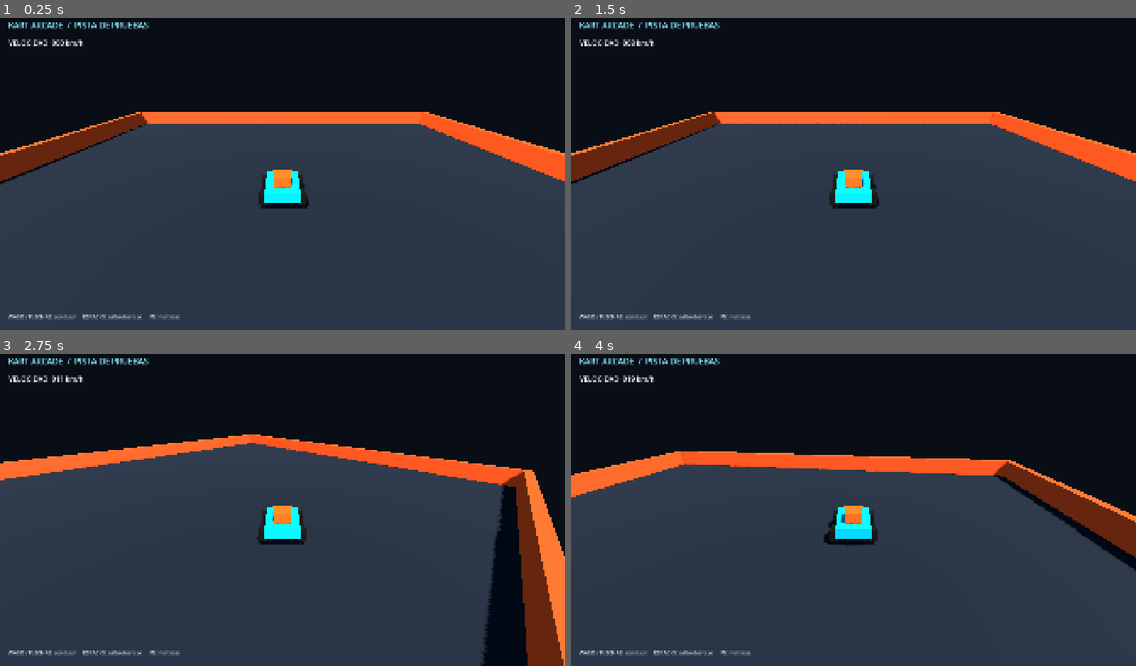
Above: before the commit, frames 1-4 (two rows, left to right).
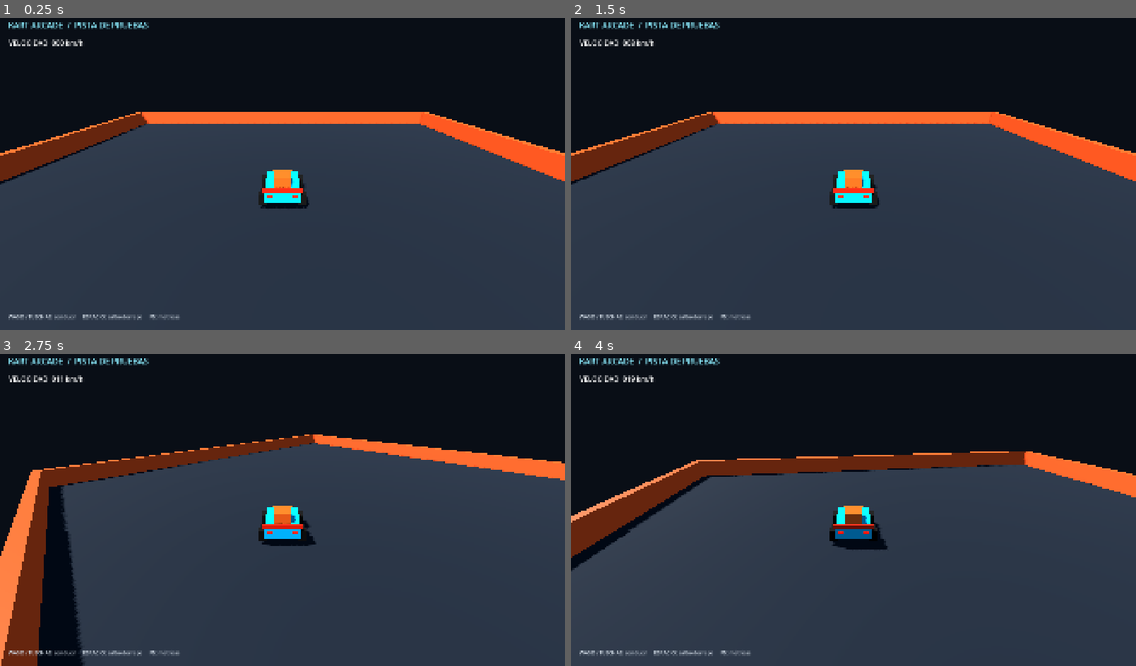
Above: after the commit, the same moments.

Repository: GammaYoshimura/kart
Game: Godot game, scene res://scenes/gameplay/playground.tscn
Same seed, same stepped clock (60 frames per second), same inputs: the game is played once before the commit and once after it.
Inputs:
- Up to frame 1 (0.25 s): no input
- Up to frame 2 (1.5 s): tap Enter at 0.5 s; hold D (steer_right) 0.53-1.28 s; hold Q (aim_backward) 0.53-1.28 s; tap Space (drift_hop) at 0.77 s; hold S (brake_reverse) from 1.28 s (still down); tap Page Down (toggle_perf_overlay) at 1.35 s
- Up to frame 3 (2.75 s): tap Space (drift_hop) at 1.52 s; release S (brake_reverse) at 2.03 s; hold D (steer_right) from 2.03 s (still down); hold E (use_item) from 2.03 s (still down)
- Up to frame 4 (4 s): release D (steer_right) at 2.78 s; release E (use_item) at 2.78 s; hold W (accelerate) 2.78-3.53 s; tap Q (aim_backward) at 2.85 s; tap Space (drift_hop) at 3.02, 3.77 s; hold A (steer_left) from 3.53 s (still down); tap Page Down (toggle_perf_overlay) at 3.6 s

The runs differ from the first frame. In frame 1, 0.1% of the frame differs, in the area x 46-54%, y 54-58%; in frame 2, 0.3%; in frame 3, 23%, in the area x 0-100%, y 25-100%; in frame 4, 14%.

Commit message:
fix: correct kart steering and orientation cues

Diff:
--- a/scenes/gameplay/playground.tscn
+++ b/scenes/gameplay/playground.tscn
@@ -24,6 +24,16 @@
 [sub_resource type="StandardMaterial3D" id="Mat_Wall"]
 albedo_color = Color(0.98, 0.32, 0.12, 1)
 roughness = 0.55
+
+[sub_resource type="StandardMaterial3D" id="Mat_Tail"]
+albedo_color = Color(1, 0.06, 0.035, 1)
+emission_enabled = true
+emission = Color(1, 0.035, 0.015, 1)
+emission_energy_multiplier = 2.0
+
+[sub_resource type="StandardMaterial3D" id="Mat_Wing"]
+albedo_color = Color(0.95, 0.15, 0.08, 1)
+roughness = 0.38
 
 [sub_resource type="Environment" id="Environment_Play"]
 background_mode = 1
@@ -56,6 +66,12 @@
 [sub_resource type="BoxMesh" id="Mesh_Wall"]
 size = Vector3(30, 1.2, 0.5)
 
+[sub_resource type="BoxMesh" id="Mesh_TailLight"]
+size = Vector3(0.24, 0.12, 0.06)
+
+[sub_resource type="BoxMesh" id="Mesh_RearWing"]
+size = Vector3(1.55, 0.12, 0.24)
+
 [node name="Playground" type="Node3D"]
 script = ExtResource("1_game")
 
@@ -117,6 +133,21 @@
 position = Vector3(0.78, -0.2, 0.68)
 mesh = SubResource("Mesh_Wheel")
 surface_material_override/0 = SubResource("Mat_Tire")
+
+[node name="RearWing" type="MeshInstance3D" parent="Kart"]
+position = Vector3(0, 0.24, 0.94)
+mesh = SubResource("Mesh_RearWing")
+surface_material_override/0 = SubResource("Mat_Wing")
+
+[node name="TailLightLeft" type="MeshInstance3D" parent="Kart"]
+position = Vector3(-0.5, 0.02, 1.08)
+mesh = SubResource("Mesh_TailLight")
+surface_material_override/0 = SubResource("Mat_Tail")
+
+[node name="TailLightRight" type="MeshInstance3D" parent="Kart"]
+position = Vector3(0.5, 0.02, 1.08)
+mesh = SubResource("Mesh_TailLight")
+surface_material_override/0 = SubResource("Mat_Tail")
 
 [node name="Camera3D" type="Camera3D" parent="Kart"]
 position = Vector3(0, 4.6, 8.5)
--- a/src/simulation/kart/kart_sim_body.gd
+++ b/src/simulation/kart/kart_sim_body.gd
@@ -121,7 +121,7 @@
 	if absf(state.forward_speed) < 0.1:
 		speed_turn_factor = 0.0
 	var reverse_factor: float = -1.0 if state.forward_speed < -0.2 else 1.0
-	state.heading_yaw += deg_to_rad(stats.max_steer_angle_deg) * state.smoothed_steer_input * speed_turn_factor * reverse_factor * delta
+	state.heading_yaw -= deg_to_rad(stats.max_steer_angle_deg) * state.smoothed_steer_input * speed_turn_factor * reverse_factor * delta
 	rotation.y = state.heading_yaw
 	state.forward_dir = Vector3.FORWARD.rotated(Vector3.UP, state.heading_yaw).normalized()
 	state.right_dir = Vector3.RIGHT.rotated(Vector3.UP, state.heading_yaw).normalized()
@@ -164,7 +164,9 @@
 
 func _move_and_resolve_collisions() -> void:
 	var was_grounded: bool = state.is_grounded
-	move_and_slide()
+	var collided: bool = move_and_slide()
+	if collided and is_on_wall():
+		state.last_wall_normal = get_wall_normal()
 	state.position = global_position
 	state.linear_velocity = velocity
 	state.is_grounded = is_on_floor()
--- a/src/simulation/kart/kart_sim_state.gd
+++ b/src/simulation/kart/kart_sim_state.gd
@@ -56,12 +56,12 @@
 
 func write_to_buffer(buf: StreamPeerBuffer) -> void:
 	buf.big_endian = false
-	buf.put_vector3(position)
-	buf.put_vector3(linear_velocity)
+	_write_vector3(buf, position)
+	_write_vector3(buf, linear_velocity)
 	buf.put_float(heading_yaw)
-	buf.put_vector3(forward_dir)
-	buf.put_vector3(right_dir)
-	buf.put_vector3(up_normal)
+	_write_vector3(buf, forward_dir)
+	_write_vector3(buf, right_dir)
+	_write_vector3(buf, up_normal)
 	buf.put_float(forward_speed)
 	buf.put_float(lateral_speed)
 	buf.put_float(vertical_speed)
@@ -71,7 +71,7 @@
 	buf.put_u8(1 if just_landed_this_tick else 0)
 	buf.put_float(landing_impact_speed)
 	buf.put_32(current_surface_id)
-	buf.put_vector3(ground_normal)
+	_write_vector3(buf, ground_normal)
 	buf.put_8(drift_state)
 	buf.put_8(drift_dir)
 	buf.put_32(hop_ticks_left)
@@ -82,19 +82,19 @@
 	buf.put_u8(1 if trick_boost_armed else 0)
 	buf.put_32(wall_contact_cooldown)
 	buf.put_32(kart_bump_cooldown)
-	buf.put_vector3(last_wall_normal)
+	_write_vector3(buf, last_wall_normal)
 	buf.put_32(drift_hop_buffer_tick)
 	buf.put_u8(1 if last_drift_hop_pressed else 0)
 
 
 func read_from_buffer(buf: StreamPeerBuffer) -> void:
 	buf.big_endian = false
-	position = buf.get_vector3()
-	linear_velocity = buf.get_vector3()
+	position = _read_vector3(buf)
+	linear_velocity = _read_vector3(buf)
 	heading_yaw = buf.get_float()
-	forward_dir = buf.get_vector3()
-	right_dir = buf.get_vector3()
-	up_normal = buf.get_vector3()
+	forward_dir = _read_vector3(buf)
+	right_dir = _read_vector3(buf)
+	up_normal = _read_vector3(buf)
 	forward_speed = buf.get_float()
 	lateral_speed = buf.get_float()
 	vertical_speed = buf.get_float()
@@ -104,7 +104,7 @@
 	just_landed_this_tick = buf.get_u8() != 0
 	landing_impact_speed = buf.get_float()
 	current_surface_id = buf.get_32()
-	ground_normal = buf.get_vector3()
+	ground_normal = _read_vector3(buf)
 	drift_state = buf.get_8()
 	drift_dir = buf.get_8()
 	hop_ticks_left = buf.get_32()
@@ -115,7 +115,7 @@
 	trick_boost_armed = buf.get_u8() != 0
 	wall_contact_cooldown = buf.get_32()
 	kart_bump_cooldown = buf.get_32()
-	last_wall_normal = buf.get_vector3()
+	last_wall_normal = _read_vector3(buf)
 	drift_hop_buffer_tick = buf.get_32()
 	last_drift_hop_pressed = buf.get_u8() != 0
 
@@ -150,3 +150,13 @@
 	last_wall_normal = other.last_wall_normal
 	drift_hop_buffer_tick = other.drift_hop_buffer_tick
 	last_drift_hop_pressed = other.last_drift_hop_pressed
+
+
+func _write_vector3(buf: StreamPeerBuffer, value: Vector3) -> void:
+	buf.put_float(value.x)
+	buf.put_float(value.y)
+	buf.put_float(value.z)
+
+
+func _read_vector3(buf: StreamPeerBuffer) -> Vector3:
+	return Vector3(buf.get_float(), buf.get_float(), buf.get_float())
--- a/src/simulation/kart/kart_stats_resource.gd
+++ b/src/simulation/kart/kart_stats_resource.gd
@@ -112,5 +112,7 @@
 	var curve: Curve = Curve.new()
 	curve.bake_resolution = 64
 	for point: Vector2 in points:
-		curve.add_point(point)
+		var point_index: int = curve.add_point(point)
+		if point_index < 0:
+			push_error("Failed to create a kart handling curve.")
 	return curve
Not shown: 1 places in scenes/gameplay/playground.tscn that only renumber resources
Not shown, changed: docs/ROADMAP_PROGRESS.md
